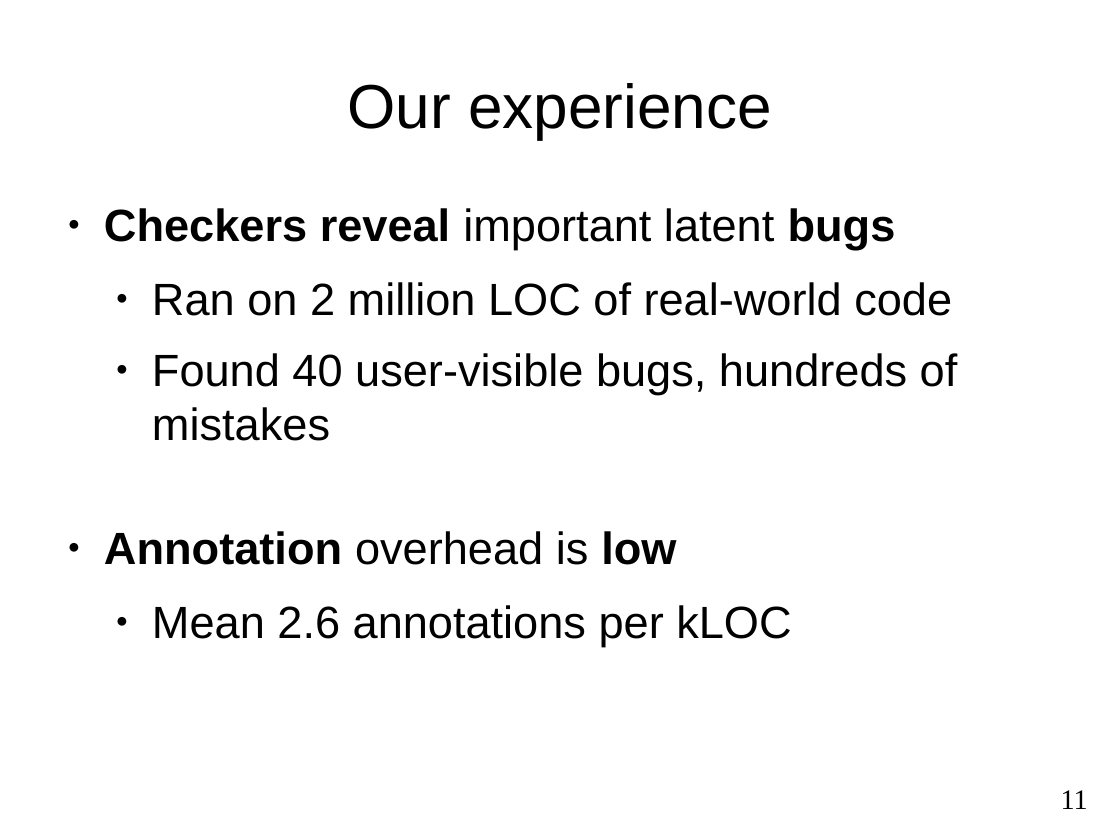
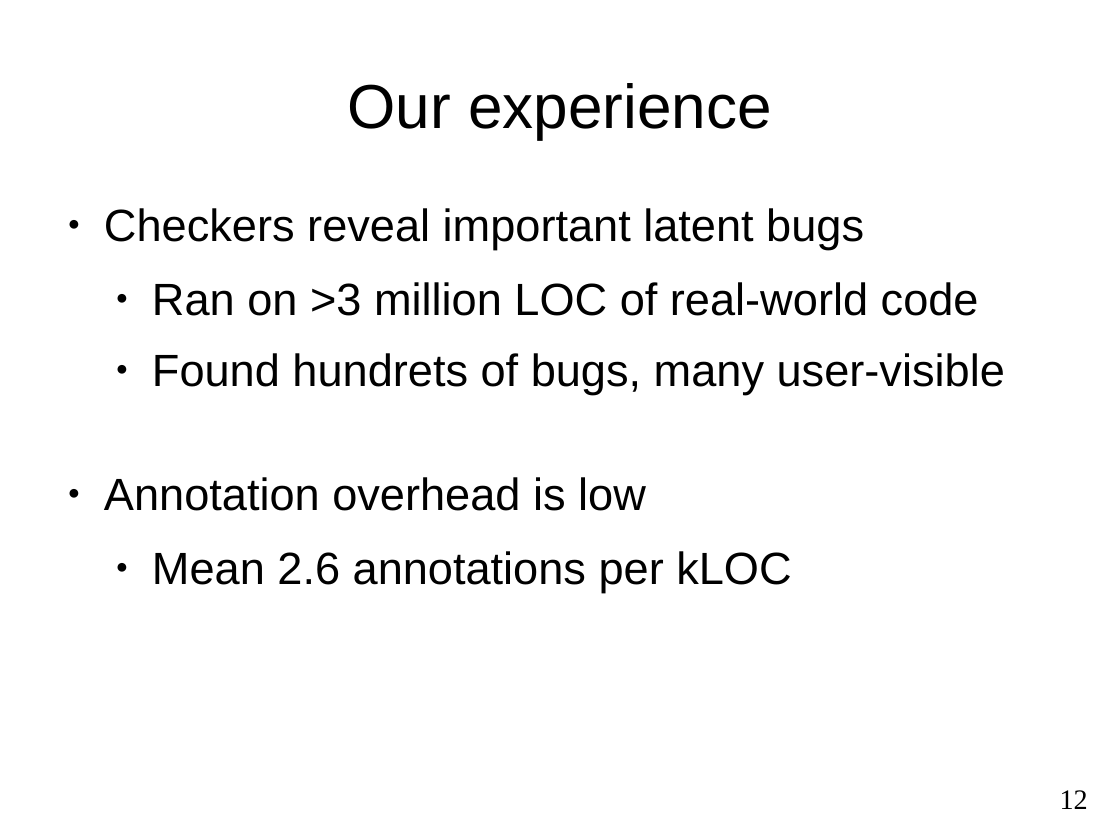
Before and after one commit to reprogrammer/checker-framework, a slide deck: slide 12 of demos/2011-OSBridge/intro.odp (slide 11 before the commit). Drawn at 1120x840 pixels with LibreOffice and Linux fonts; fonts in the diff are those of the drawing. Boxes give left, top, right and bottom in pixels: in the first picture for what was removed or moved away, otherwise in the second. Text is boxed around its words. In the diff, an @@ line names an element or a change of style, - is before the commit and + after.

```diff
--- a/demos/2011-OSBridge/intro.odp
+++ b/demos/2011-OSBridge/intro.odp
@@ text at bbox=[104, 208, 864, 511]: bold off in "Checkers reveal bugs", "Annotation low" @@
@@ text at bbox=[152, 282, 1005, 394]: text changed @@
-  ● Ran on 2 million LOC of real-world code
-  ● Found 40 user-visible bugs, hundreds of mistakes
+  ● Ran on >3 million LOC of real-world code
+  ● Found hundrets of bugs, many user-visible
@@ page number at bbox=[1060, 790, 1088, 809]: text changed @@
-11
+12
```
Also in this commit, not shown: 5 other slides changed, 1 slide added, 1 slide removed, 2 other files.
